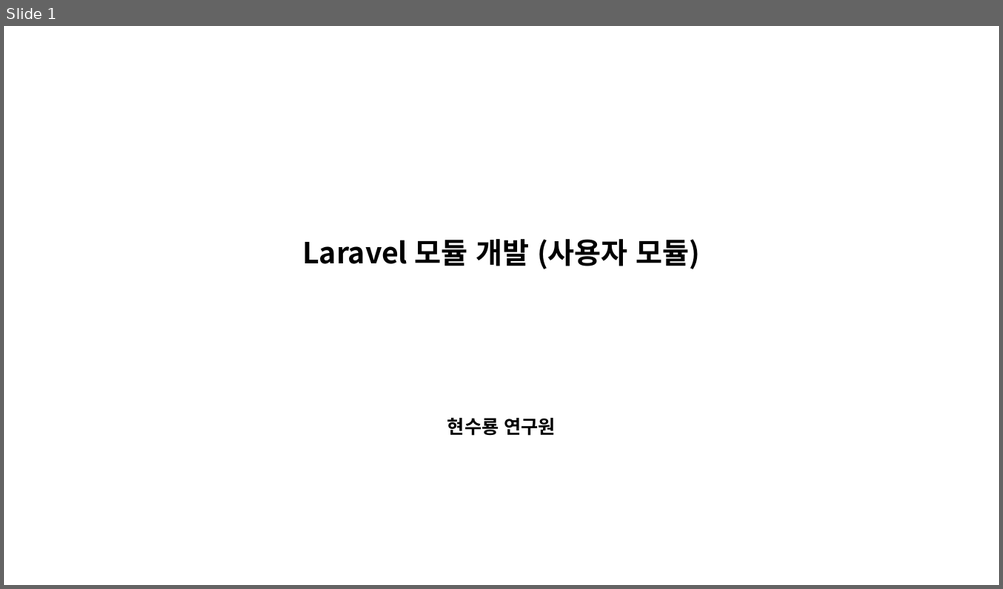
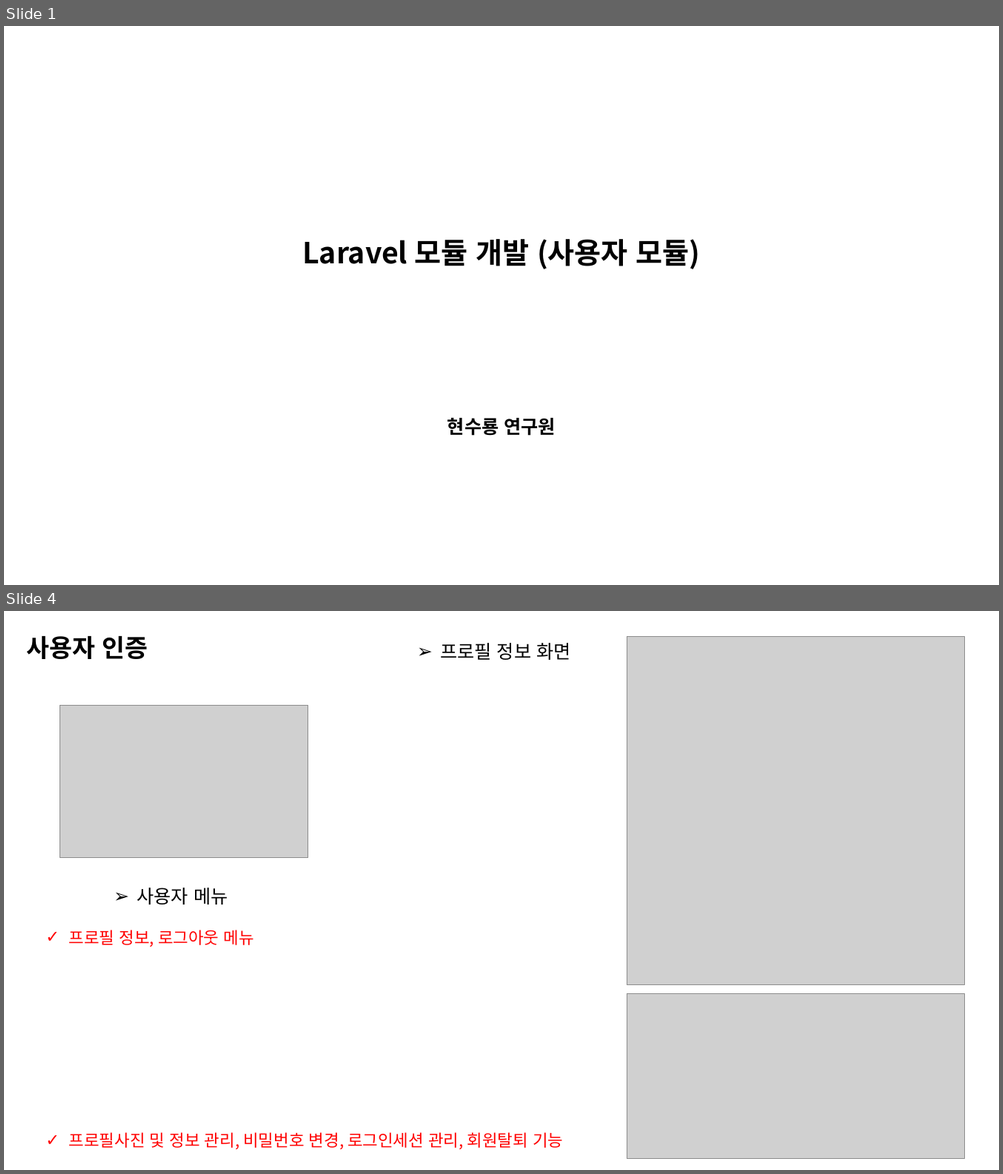
Before and after one commit to ryong890314/laravel-component, a slide deck: doc/Laravel 모듈 개발 - 1차.pptx. Shown one above the other, each under a label of ours: slide 1 before the commit, slides 1 and 4 after it; the slides between them are not shown. The pictures are 1003x589 and 1003x1174 pixels, drawn with LibreOffice and Linux fonts; fonts in the diff are those of the drawing; grey boxes stand for pictures. Boxes give left, top, right and bottom in pixels: in the first picture for what was removed or moved away, otherwise in the second. Text is boxed around its words. In the diff, an @@ line names an element or a change of style, - is before the commit and + after.

```diff
--- a/doc/Laravel 모듈 개발 - 1차.pptx
+++ b/doc/Laravel 모듈 개발 - 1차.pptx
@@ slide 4 added at [4,611,999,1170], background #FFFFFF @@
@@ text added at [27,636,148,659], 24 pt, text #000000, bold @@
+사용자 인증
@@ text added at [440,643,570,660], 18 pt, text #000000 @@
+➢ 프로필 정보 화면
@@ picture added at [627,636,965,985] @@
@@ picture added at [60,705,308,857] @@
@@ text added at [137,888,227,905], 18 pt, text #000000 @@
+➢ 사용자 메뉴
@@ text added at [69,930,254,947], 16 pt, text #FF0000 @@
+✓ 프로필 정보, 로그아웃 메뉴
@@ picture added at [627,994,965,1159] @@
@@ text added at [69,1133,563,1150], 16 pt, text #FF0000 @@
+✓ 프로필사진 및 정보 관리, 비밀번호 변경, 로그인세션 관리, 회원탈퇴 기능
```
Also in this commit, not shown: 3 slides changed, 2 other slides added, 5 other files.
